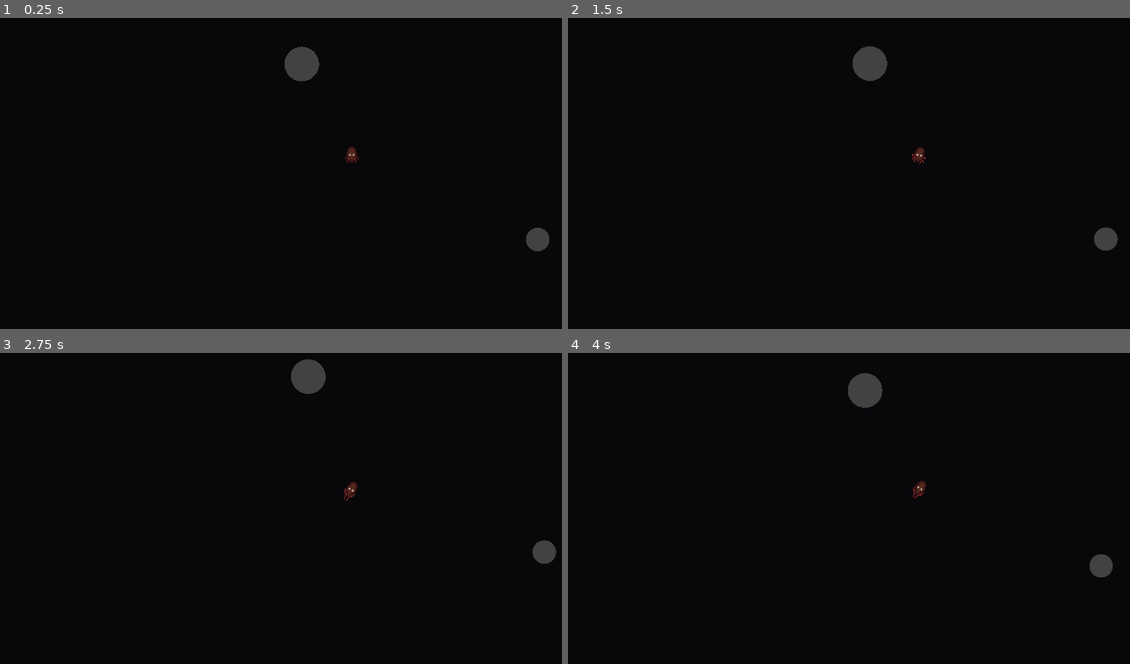
Above: before the commit, frames 1-4 (two rows, left to right).
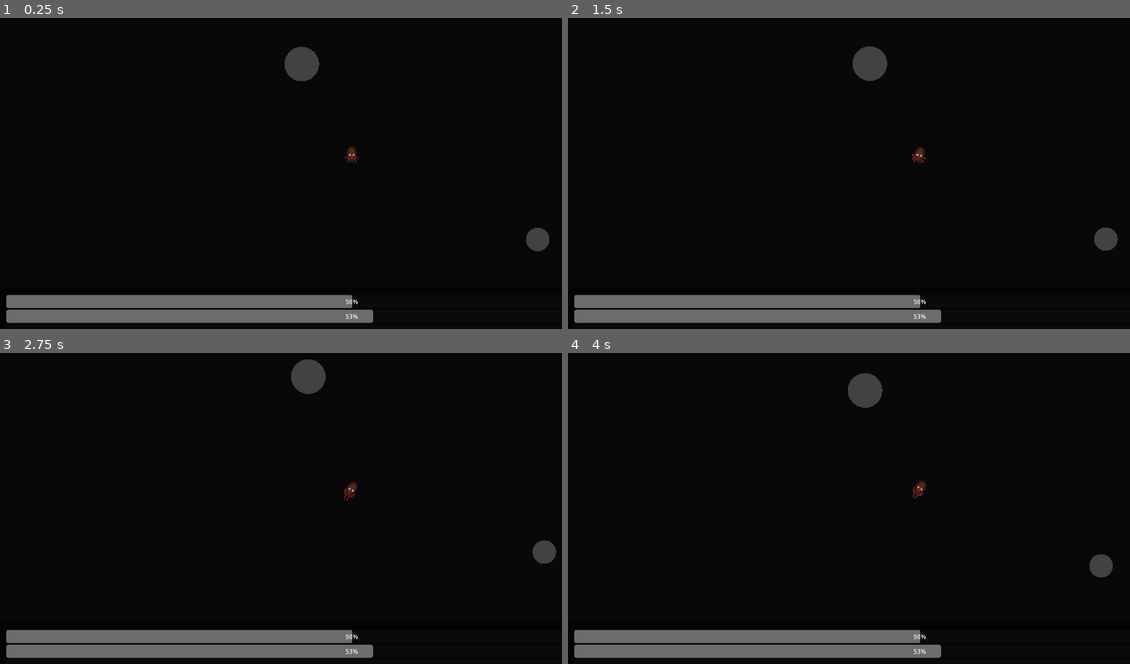
Above: after the commit, the same moments.

Repository: Erica-99/TinyWorld
Game: Godot game, scene res://scenes/star_map.tscn
The game is run twice, just before and just after one commit, with the same random seed, the same clock (stepped at 60 frames per second) and the same inputs. The project has no main scene, so this scene is started directly.
Inputs:
- Up to frame 1 (0.25 s): no input
- Up to frame 2 (1.5 s): tap Enter at 0.5 s; hold D (Right) 0.53-1.28 s; hold Shift (Fire Dampers) 0.53-1.28 s; tap Space (Landing Mode) at 1.25, 1.35 s; hold S (Reverse) from 1.28 s (still down)
- Up to frame 3 (2.75 s): release S (Reverse) at 2.03 s; hold D (Right) from 2.03 s (still down); hold Shift (Fire Dampers) from 2.03 s (still down)
- Up to frame 4 (4 s): release D (Right) at 2.78 s; release Shift (Fire Dampers) at 2.78 s; hold W (Forward) 2.78-3.53 s; tap Space (Landing Mode) at 2.85 s; hold A (Left) from 3.53 s (still down); hold Shift (Fire Dampers) from 3.53 s (still down)

The runs differ from the first frame. In frame 1, 5.6% of the frame differs, in the area x 1-67%, y 88-99%; in frame 2, 5.6%; in frame 3, 5.6%; in frame 4, 5.6%.

Commit message:
Basic UI functionality

Diff:
--- /dev/null
+++ b/resources.gd
@@ -0,0 +1,15 @@
+extends MarginContainer
+
+@export var ship = RigidBody2D
+
+@onready var carbonHUD = $VBoxContainer/Carbon
+@onready var BiomassHUD = $VBoxContainer/Biomass
+@onready var MineralHUD = $VBoxContainer/Minerals
+
+
+func _process(delta: float) -> void:
+	var inventory = ship.inventory
+	carbonHUD.max_value = inventory.max_carbon
+	carbonHUD.value = inventory.carbon_stores
+
+	BiomassHUD.value = inventory.biomass_stores
--- a/scenes/star_map.tscn
+++ b/scenes/star_map.tscn
@@ -6,6 +6,8 @@
 [ext_resource type="PackedScene" uid="uid://byiovtsqqsneb" path="res://scenes/player_camera.tscn" id="3_ewo0i"]
 [ext_resource type="PackedScene" uid="uid://ulkc1ds2gxej" path="res://scenes/landing_popup.tscn" id="5_fevf7"]
 [ext_resource type="PackedScene" path="res://scenes/planet_resource_indicator.tscn" id="6_568mj"]
+[ext_resource type="Script" uid="uid://c04rfppl3jocj" path="res://scripts/hud.gd" id="7_43bgu"]
+[ext_resource type="Script" uid="uid://dy33yhdij0yvp" path="res://resources.gd" id="8_b4dln"]
 
 [sub_resource type="CircleShape2D" id="CircleShape2D_ewo0i"]
 
@@ -15,6 +17,9 @@
 
 [sub_resource type="CircleShape2D" id="CircleShape2D_fchhc"]
 radius = 1000.0
+
+[sub_resource type="StyleBoxFlat" id="StyleBoxFlat_fls4u"]
+bg_color = Color(0, 0, 0, 0.4862745)
 
 [node name="StarMap" type="Node2D" unique_id=1717163525]
 script = ExtResource("1_fp76q")
@@ -122,6 +127,8 @@
 anchors_preset = 15
 anchor_right = 1.0
 anchor_bottom = 1.0
+offset_top = 7.0
+offset_bottom = 7.0
 grow_horizontal = 2
 grow_vertical = 2
 
@@ -146,4 +153,71 @@
 z_index = -1
 z_as_relative = false
 
+[node name="HUD" type="Control" parent="UI" unique_id=502643802]
+layout_mode = 3
+anchors_preset = 15
+anchor_right = 1.0
+anchor_bottom = 1.0
+grow_horizontal = 2
+grow_vertical = 2
+script = ExtResource("7_43bgu")
+
+[node name="MarginContainer" type="MarginContainer" parent="UI/HUD" unique_id=506357438]
+layout_mode = 1
+anchors_preset = 15
+anchor_right = 1.0
+anchor_bottom = 1.0
+offset_top = -3.0
+offset_bottom = -3.0
+grow_horizontal = 2
+grow_vertical = 2
+theme_override_constants/margin_left = 30
+theme_override_constants/margin_top = 30
+theme_override_constants/margin_right = 30
+theme_override_constants/margin_bottom = 30
+
+[node name="VBoxContainer" type="VBoxContainer" parent="UI/HUD/MarginContainer" unique_id=1537632456]
+layout_mode = 2
+
+[node name="Container" type="Container" parent="UI/HUD/MarginContainer/VBoxContainer" unique_id=1856545338]
+layout_mode = 2
+size_flags_vertical = 3
+size_flags_stretch_ratio = 5.63
+
+[node name="Panel" type="Panel" parent="UI/HUD/MarginContainer/VBoxContainer" unique_id=1577176802]
+layout_mode = 2
+size_flags_vertical = 3
+theme_override_styles/panel = SubResource("StyleBoxFlat_fls4u")
+
+[node name="Resources" type="MarginContainer" parent="UI/HUD/MarginContainer/VBoxContainer/Panel" unique_id=643864169 node_paths=PackedStringArray("ship")]
+layout_mode = 1
+anchors_preset = 15
+anchor_right = 1.0
+anchor_bottom = 1.0
+grow_horizontal = 2
+grow_vertical = 2
+theme_override_constants/margin_left = 20
+theme_override_constants/margin_top = 20
+theme_override_constants/margin_right = 20
+theme_override_constants/margin_bottom = 20
+script = ExtResource("8_b4dln")
+ship = NodePath("../../../../../../Ship")
+
+[node name="VBoxContainer" type="VBoxContainer" parent="UI/HUD/MarginContainer/VBoxContainer/Panel/Resources" unique_id=489756850]
+layout_mode = 2
+size_flags_vertical = 3
+
+[node name="Carbon" type="ProgressBar" parent="UI/HUD/MarginContainer/VBoxContainer/Panel/Resources/VBoxContainer" unique_id=623518923]
+layout_mode = 2
+size_flags_vertical = 3
+
+[node name="Biomass" type="ProgressBar" parent="UI/HUD/MarginContainer/VBoxContainer/Panel/Resources/VBoxContainer" unique_id=938483808]
+layout_mode = 2
+size_flags_vertical = 3
+
+[node name="Minerals" type="ProgressBar" parent="UI/HUD/MarginContainer/VBoxContainer/Panel/Resources/VBoxContainer" unique_id=1311456553]
+layout_mode = 2
+size_flags_vertical = 3
+show_percentage = false
+
 [connection signal="player_mode_changed" from="Ship" to="UI/UI Control/LandingPopup" method="_on_ship_player_mode_changed"]
--- /dev/null
+++ b/scripts/hud.gd
@@ -0,0 +1 @@
+extends Control
--- a/scripts/inventory.gd
+++ b/scripts/inventory.gd
@@ -2,9 +2,9 @@
 
 @export var max_carbon: int = 100
 
-@export var carbon_stores: int = 0:
+@export var carbon_stores: int = 50:
 	set(value):
 		carbon_stores = clampi(value, 0, max_carbon)
-@export var biomass_stores: int = 0
+@export var biomass_stores: int = 53
 @export var mineral_stores: int = 0
 @export var nanotech_stores: int = 0
--- a/scripts/ship.gd
+++ b/scripts/ship.gd
@@ -22,6 +22,11 @@
 
 
 func _process(delta: float) -> void:
+	#HUD
+
+
+
+
 	# Set landing target but only if the planet is onscreen
 	var nearest_planet = get_nearest_planet()
 	if nearest_planet == null:
Not shown, added: resources.gd.uid
Not shown, added: scripts/hud.gd.uid
